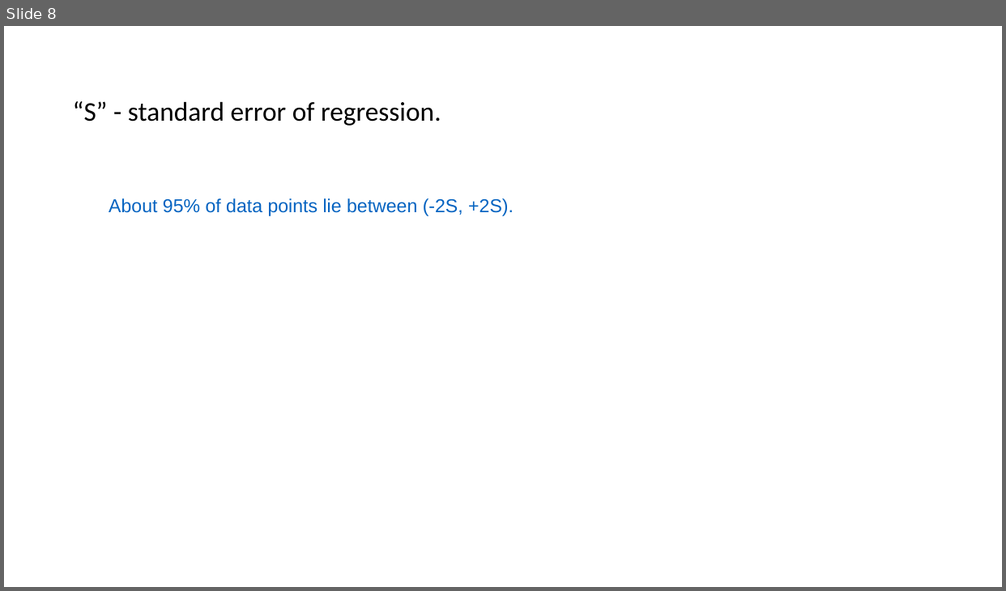
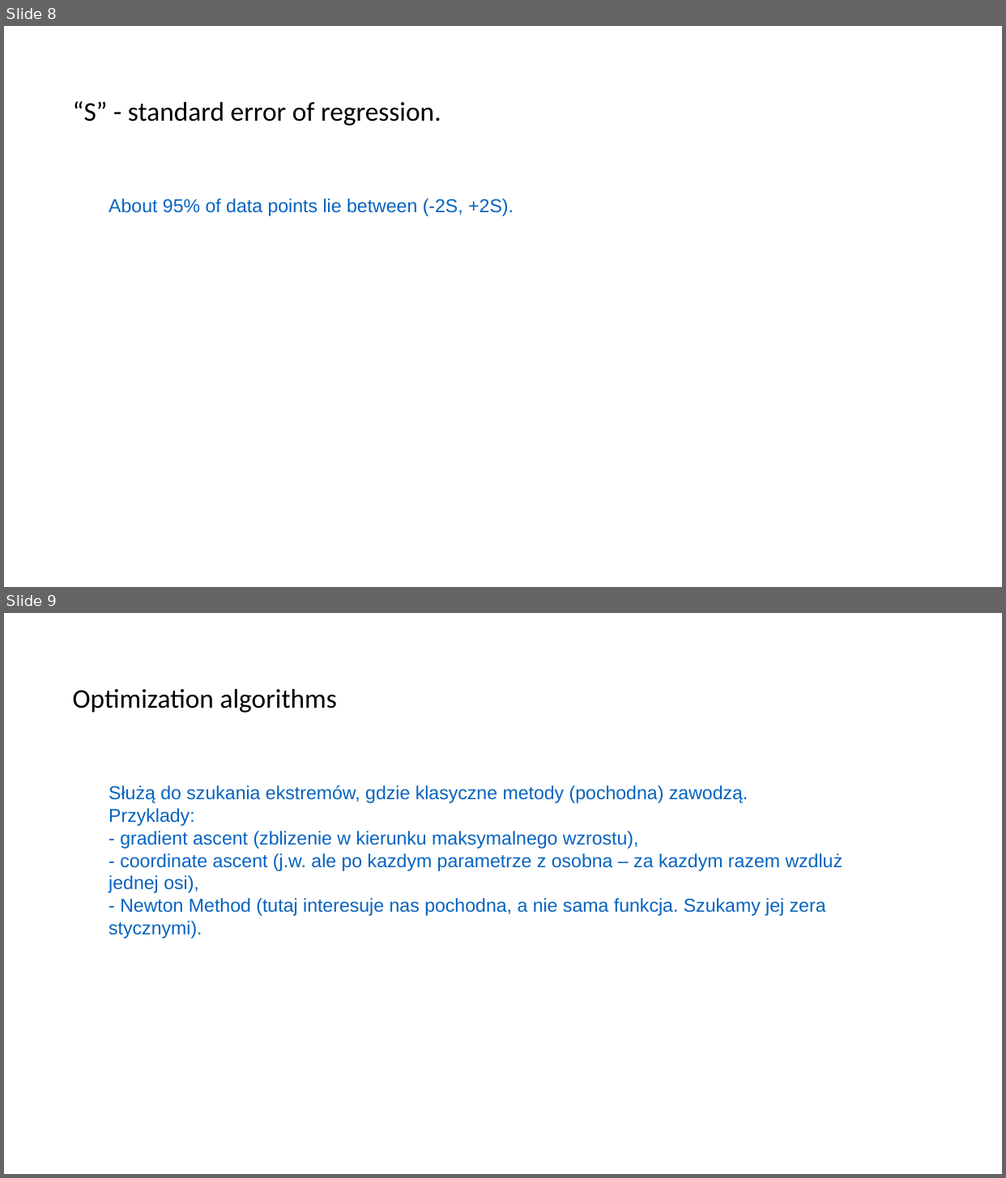
Before and after one commit to PawelBrysch/sth-knowledge, a slide deck: source/math_linreg2/00_MAPS/presentation.pptx. Shown one above the other, each under a label of ours: slide 8 before the commit, slides 8 and 9 after it. The pictures are 1006x591 and 1006x1178 pixels, drawn with LibreOffice and Linux fonts; fonts in the diff are those of the drawing. Boxes give left, top, right and bottom in pixels: in the first picture for what was removed or moved away, otherwise in the second. Text is boxed around its words. In the diff, an @@ line names an element or a change of style, - is before the commit and + after.

```diff
--- a/source/math_linreg2/00_MAPS/presentation.pptx
+++ b/source/math_linreg2/00_MAPS/presentation.pptx
@@ slide 9 added at bbox=[4, 613, 1002, 1174], background #FFFFFF @@
@@ text added at bbox=[73, 689, 337, 713], 26 pt, text #000000 @@
+Optimization algorithms
@@ text added at bbox=[108, 786, 843, 916], 18 pt, text #0563C1 @@
+Służą do szukania ekstremów, gdzie klasyczne metody (pochodna) zawodzą.
+Przyklady:
+- gradient ascent (zblizenie w kierunku maksymalnego wzrostu),
+- coordinate ascent (j.w. ale po kazdym parametrze z osobna – za kazdym razem wzdluż jednej osi),
+- Newton Method (tutaj interesuje nas pochodna, a nie sama funkcja. Szukamy jej zera stycznymi).
```
Also in this commit, not shown: 2 other slides added, 5 other files.
